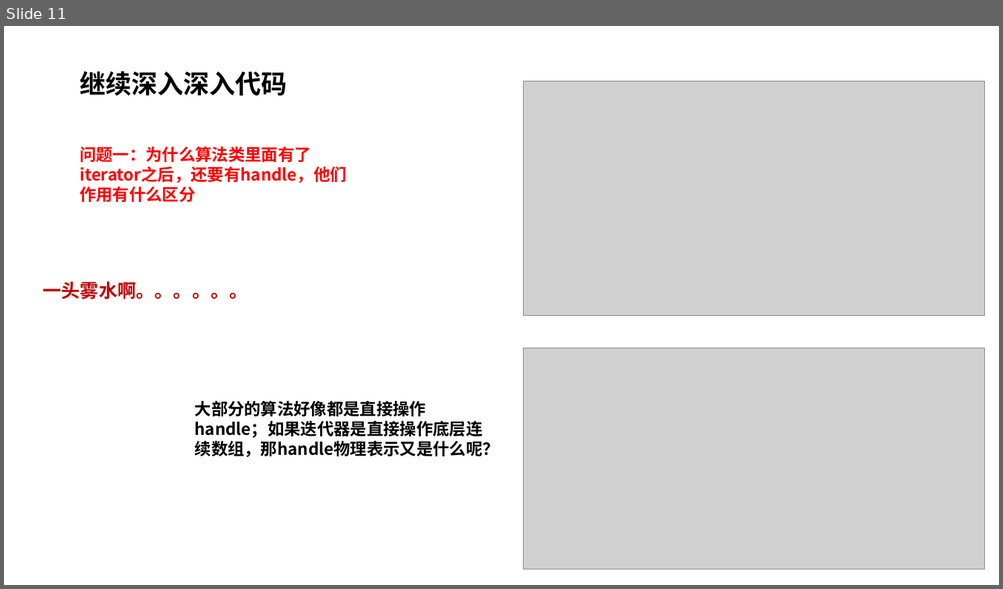
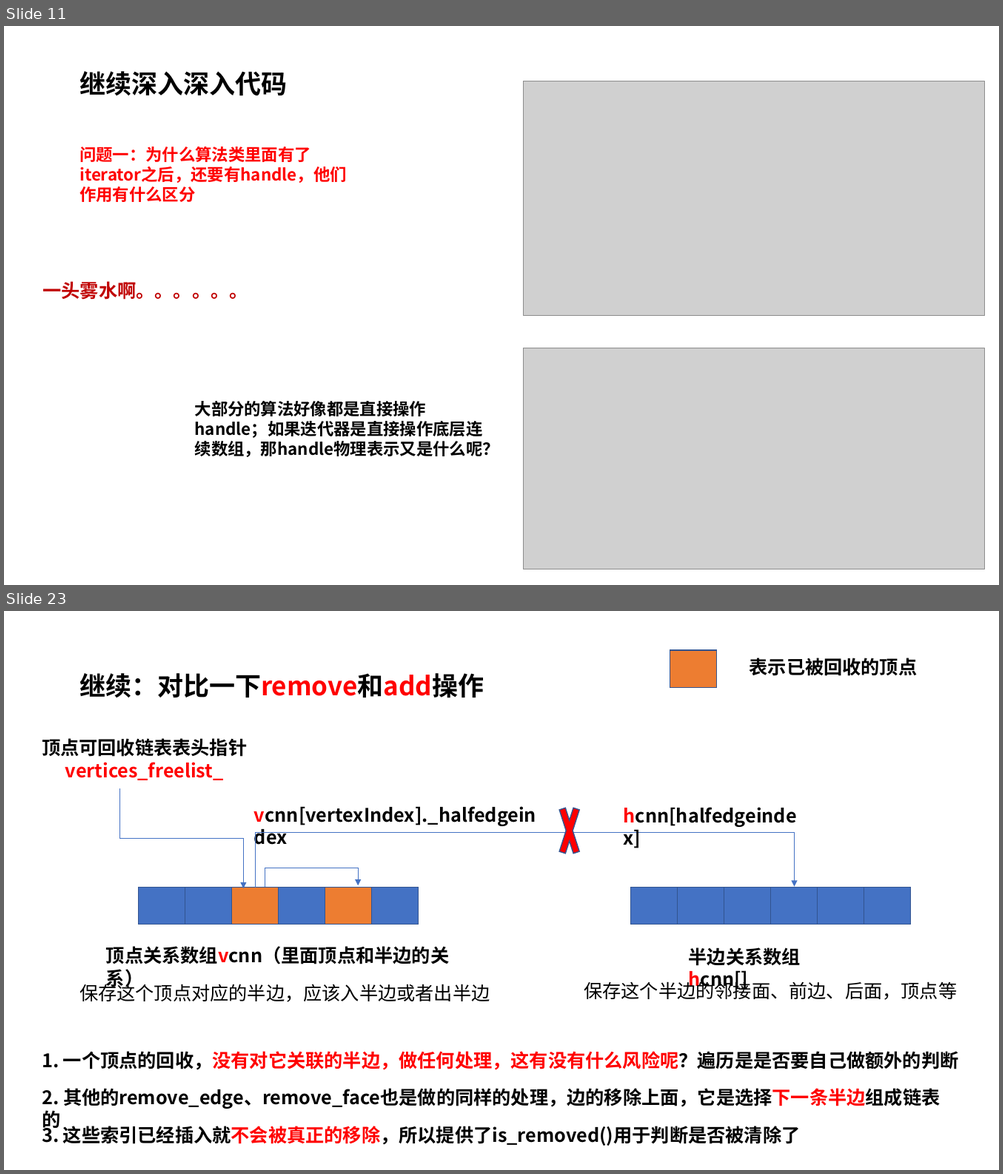
Before and after one commit to pczpcz/GAME102Learning, a slide deck: note/01 geometry algorithm/CGAL.pptx. Shown one above the other, each under a label of ours: slide 11 before the commit, slides 11 and 23 after it; the slides between them are not shown. The pictures are 1003x589 and 1003x1174 pixels, drawn with LibreOffice and Linux fonts; fonts in the diff are those of the drawing; grey boxes stand for pictures. Boxes give left, top, right and bottom in pixels: in the first picture for what was removed or moved away, otherwise in the second. Text is boxed around its words. In the diff, an @@ line names an element or a change of style, - is before the commit and + after.

```diff
--- a/note/01 geometry algorithm/CGAL.pptx
+++ b/note/01 geometry algorithm/CGAL.pptx
@@ slide 23 added at (4, 611, 999, 1170), background #FFFFFF @@
@@ rectangle added at (669, 650, 716, 688), fill #ED7D31, outline #325491 1 pt @@
@@ title added at (79, 673, 484, 698), 25 pt, text #000000, bold @@
+继续：对比一下remove和add操作
@@ text added at (749, 658, 917, 676), 18 pt, text #000000, bold @@
+表示已被回收的顶点
@@ group added at (42, 738, 956, 1002): 12 rectangles, 7 texts, 3 elbow arrows, 1 cross @@
+顶点可回收链表表头指针
+vertices_freelist_
+顶点关系数组vcnn（里面顶点和半边的关系）
+半边关系数组hcnn[]
+保存这个顶点对应的半边，应该入半边或者出半边
+保存这个半边的邻接面、前边、后面，顶点等
+vcnn[vertexIndex]._halfedgeindex
+hcnn[halfedgeindex]
@@ text added at (42, 1051, 959, 1071), 18 pt, text #000000, bold @@
+1. 一个顶点的回收，没有对它关联的半边，做任何处理，这有没有什么风险呢？遍历是是否要自己做额外的判断
@@ text added at (42, 1088, 940, 1109), 18 pt, text #000000, bold @@
+2. 其他的remove_edge、remove_face也是做的同样的处理，边的移除上面，它是选择下一条半边组成链表的
@@ text added at (42, 1123, 800, 1146), 18 pt, text #000000, bold @@
+3. 这些索引已经插入就不会被真正的移除，所以提供了is_removed()用于判断是否被清除了
```
Also in this commit, not shown: 1 slide changed, 26 other slides added, 2 other files.
